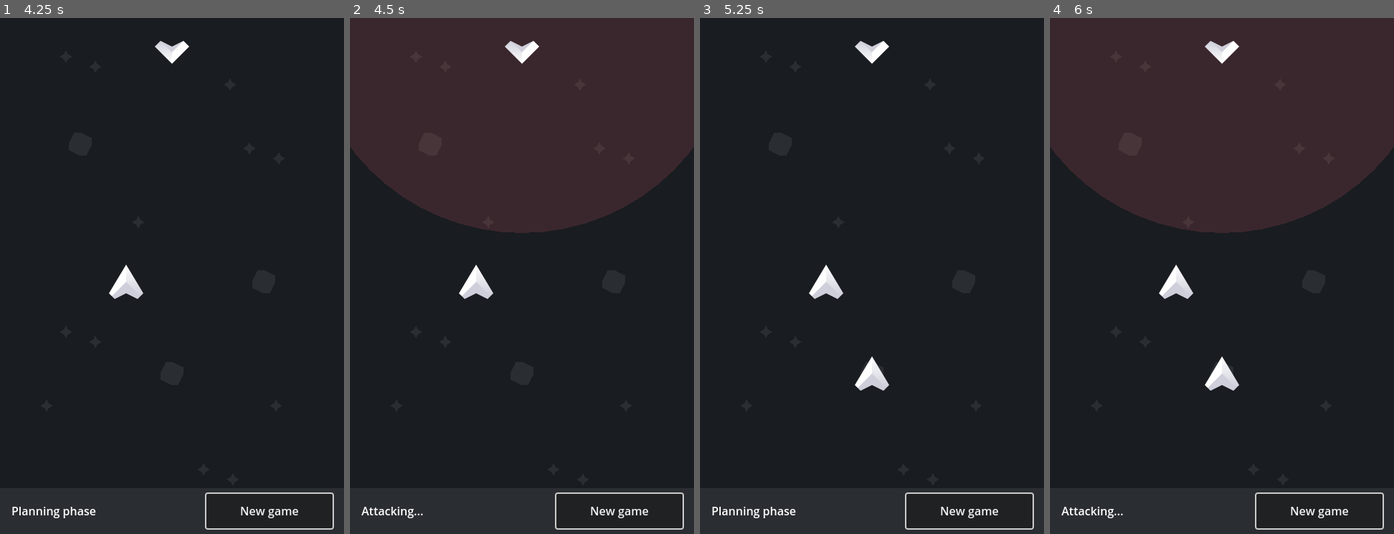
Above: before the commit, frames 1-4 (left to right).
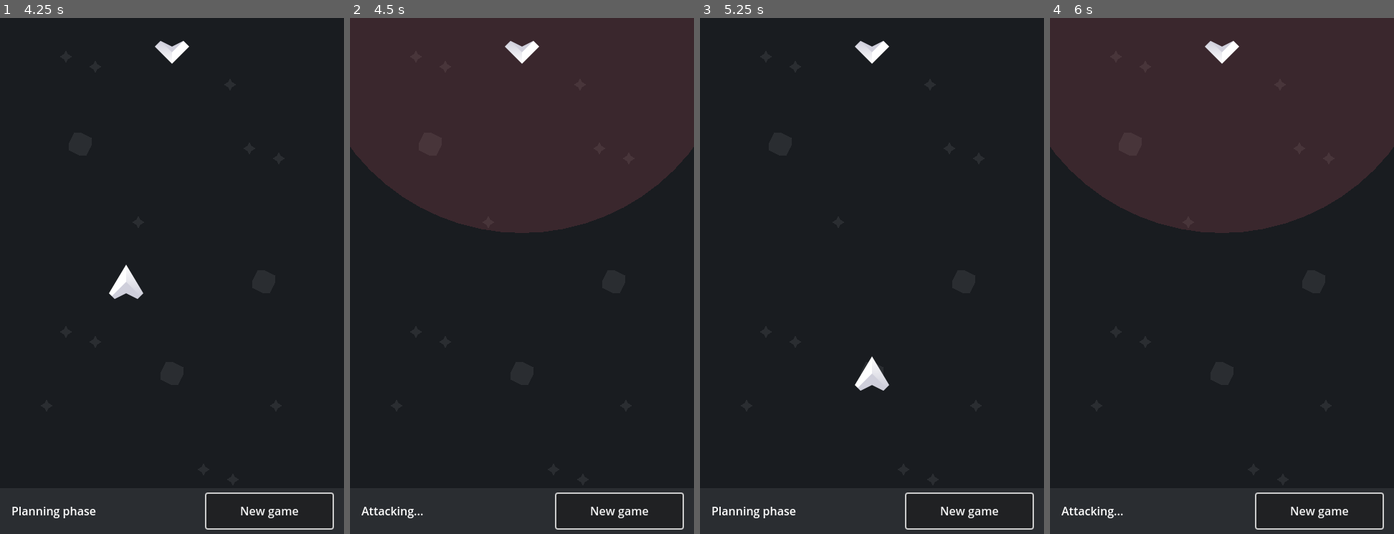
Above: after the commit, the same moments.

Repository: fabiomix/gmtk-2023
Game: Godot game, scene res://scenes/Main.tscn
The game is run twice, just before and just after one commit, with the same random seed, the same clock (stepped at 60 frames per second) and the same inputs.
Inputs (mouse positions are in pixels of both pictures, inside the frame that each line leads up to):
- Up to frame 1 (4.25 s): click "New game" at 0.5 s; click "New game" at 1.25 s; click "New game" at 2 s; tap Enter at 2.75 s; move the mouse to (247, 250) at 2.77 s; click (247, 250) at 2.92 s; tap Space at 3.5 s; move the mouse to (103, 301) at 3.52 s; click (103, 301) at 3.67 s
- Up to frame 2 (4.5 s): tap Enter at 4.25 s; move the mouse to (556, 162) at 4.27 s; click (556, 162) at 4.42 s
- Up to frame 3 (5.25 s): tap Space at 5 s; move the mouse to (854, 379) at 5.02 s; click (854, 379) at 5.17 s
- Up to frame 4 (6 s): tap Enter at 5.75 s; move the mouse to (1325, 353) at 5.77 s; click (1325, 353) at 5.92 s

Frame 1 is identical in both runs. In frame 2, 0.3% of the frame differs, in the area x 31-42%, y 47-55%; in frame 3, 0.3%; in frame 4, 0.7%, in the area x 31-55%, y 47-73%.

Commit message:
refactoring and fleet moving forward

Diff:
--- a/scripts/GameBoard.gd
+++ b/scripts/GameBoard.gd
@@ -12,8 +12,10 @@
 
 # edit/attack mode
 var is_plan_phase = false
-# list for player ships coordinates, es: [(5, 2), (3, 4), ...]
-var ships_positions = []
+# list of player ships coordinates, at start and at runtime
+# format: [(5, 2), (3, 4), ...]
+var battlefield_start = []
+var battlefield_curr = []
 
 
 # Called when the node enters the scene tree for the first time.
@@ -26,24 +28,25 @@
     pass
 
 
-# Detect user-clicked tile
+# Detect user-clicked tile, used for placing player ships
+# during planning phase.
 func _input(event):
     # https://dev.to/sanijalal/godot-one-mouse-click-two-events-2615
     if event is InputEventMouseButton and event.is_pressed():
-        var selected_tile = check_valid_tile(event.position)
+        var selected_tile = get_clicked_tile(event.position)
         if not is_plan_phase:
             print("Not in plan phase")
         elif not selected_tile:
             print("Invalid tile click")
-        elif selected_tile in ships_positions:
+        elif selected_tile in battlefield_start:
             # there is already a ship here, remove it
             print("Removing ship in " + str(selected_tile))
-            ships_positions.erase(selected_tile)
+            battlefield_start.erase(selected_tile)
             $TileMap.set_cell(MAP_LAYER_SHIPS, selected_tile, -1, Vector2i(0, 0))
-        elif len(ships_positions) < FLEET_SIZE:
+        elif len(battlefield_start) < FLEET_SIZE:
             # add new ship
             print("Ship in " + str(selected_tile))
-            ships_positions.append(selected_tile)
+            battlefield_start.append(selected_tile)
             $TileMap.set_cell(MAP_LAYER_SHIPS, selected_tile, PLAYER_SHIP_TILESET, Vector2i(0, 0))
         else:
             print("Max fleet capacity reached")
@@ -51,7 +54,7 @@
 
 # InputEventMouseButton position is absolute, not relative to map
 # We remove the scene padding and return local Vector2D
-func _normalize_position(pos):
+func normalize_position(pos):
     pos.x = pos.x - $TileMap.position.x
     pos.y = pos.y - $TileMap.position.y
     return pos
@@ -59,8 +62,8 @@
 
 # Ensure that clicked tile is a valid tile.
 # Exclude out of map cells and Hero cells (first row)
-func check_valid_tile(click_position):
-    click_position = _normalize_position(click_position)
+func get_clicked_tile(click_position):
+    click_position = normalize_position(click_position)
     var selected_tile = $TileMap.local_to_map(click_position)
     # print(str(click_position) + " - " + str(selected_tile))
     if selected_tile.x < 0 or selected_tile.y < 0:
@@ -72,3 +75,47 @@
     if selected_tile.y == 0:
         return false  # first row is for hero
     return selected_tile
+
+
+# Run when planning phase ends and game starts.
+# Used to clear screen.
+func start_game():
+    for ship_coord in battlefield_start:
+        $TileMap.set_cell(MAP_LAYER_SHIPS, ship_coord, -1, Vector2i(0, 0))
+
+
+# Run at each turn, so each timer clock.
+# Used to move and spawn player ships.
+func next_turn():
+    var battlefield_new = []
+    var battlefield_to_clear = []
+    var new_tile = false
+    var next_row_index_to_spawn = 32
+
+    # move active ships one-tile-up
+    for ship_coord in battlefield_curr:
+        new_tile = ship_coord + Vector2i(0, -1)
+        battlefield_new.append(new_tile)
+        # clean and re-draw ship
+        $TileMap.set_cell(MAP_LAYER_SHIPS, ship_coord, -1, Vector2i(0, 0))
+        $TileMap.set_cell(MAP_LAYER_SHIPS, new_tile, PLAYER_SHIP_TILESET, Vector2i(0, 0))
+
+    # find the next row to spawn (this is embarassing...)
+    # min(coord.y for coord in battlefield_start)
+    for ship_coord in battlefield_start:
+        next_row_index_to_spawn = min(next_row_index_to_spawn, ship_coord.y)
+
+    # spawn new ships
+    for ship_coord in battlefield_start:
+        if ship_coord.y == next_row_index_to_spawn:
+            new_tile = Vector2i(ship_coord.x, MAX_TILE_Y-1)
+            battlefield_new.append(new_tile)
+            battlefield_to_clear.append(ship_coord)
+            $TileMap.set_cell(MAP_LAYER_SHIPS, new_tile, PLAYER_SHIP_TILESET, Vector2i(0, 0))
+
+    # pop spawned ship from original player strategy
+    for ship_coord in battlefield_to_clear:
+        battlefield_start.erase(ship_coord)
+
+    # updated battlefield is the new battlefield
+    battlefield_curr = battlefield_new
--- a/scripts/Main.gd
+++ b/scripts/Main.gd
@@ -24,12 +24,14 @@
     else:
         $HUD/LabelPhase.text = "Attacking..."
         $GameBoard/FireRange.visible = true
+        $GameBoard.start_game()
         $GameClock.start(1)
     print("is_plan_phase " + str(is_plan_phase))
     $GameBoard.is_plan_phase = is_plan_phase
 
 
 func _on_game_clock_timeout():
-    var player_fleet = $GameBoard.ships_positions
+    $GameBoard.next_turn()
+    var player_fleet = $GameBoard.battlefield_curr
     var defender_tile = Vector2i(3, 0)
     $Defender.evaluating_strategies(player_fleet, defender_tile)
